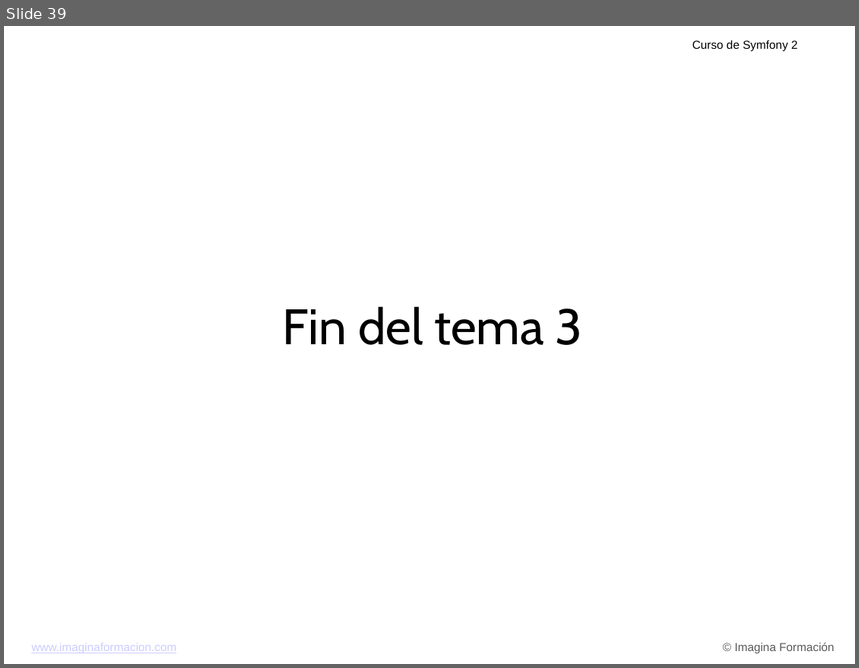
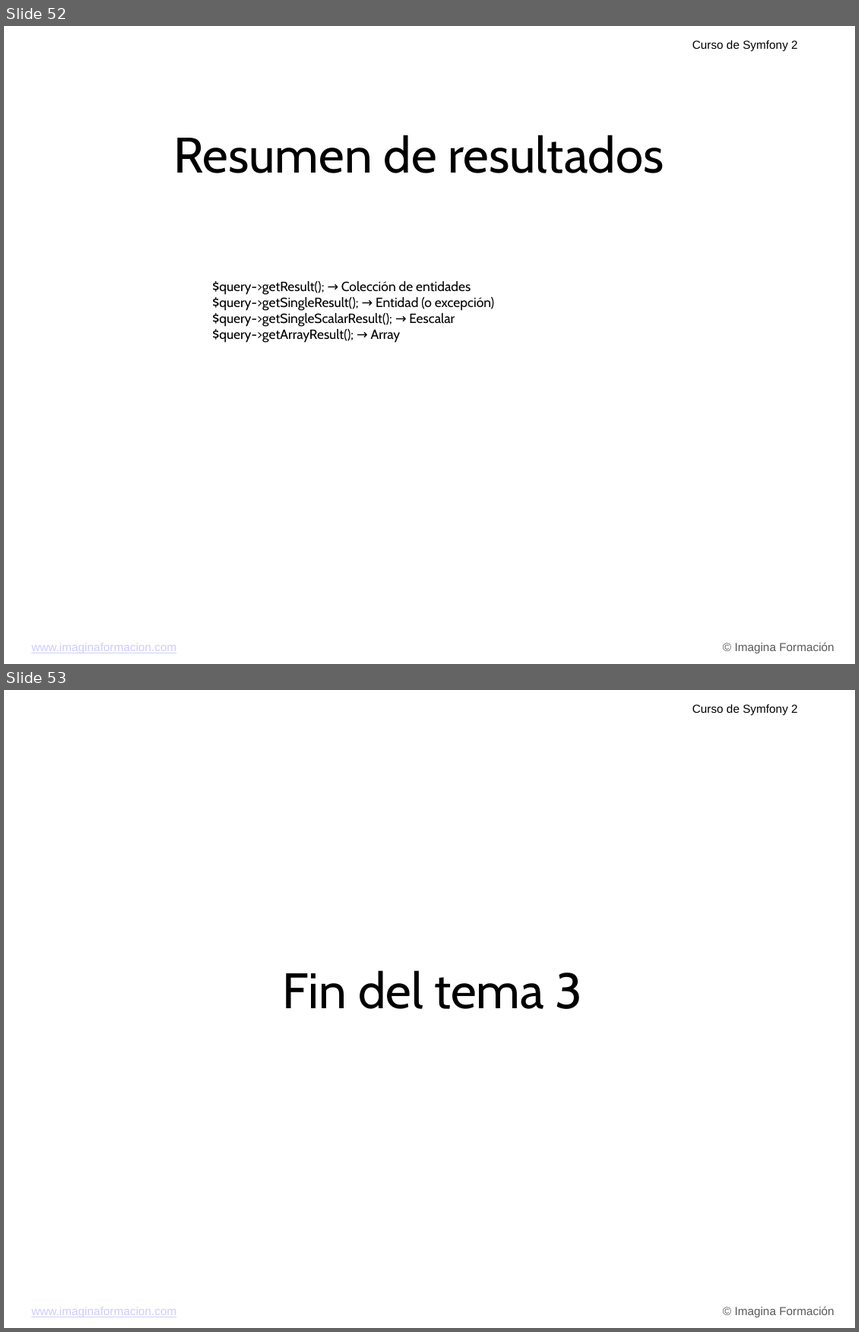
Before and after one commit to carlescliment/curso-symfony2, a slide deck: compiled/ppt/Tema 3.ppt. Shown one above the other, each under a label of ours: slide 39 before the commit, slides 52 and 53 after it. The pictures are 859x668 and 859x1332 pixels, drawn with LibreOffice and Linux fonts; fonts in the diff are those of the drawing; background and template pictures are left out. Boxes give left, top, right and bottom in pixels: in the first picture for what was removed or moved away, otherwise in the second. Text is boxed around its words. In the diff, an @@ line names an element or a change of style, - is before the commit and + after.

```diff
--- a/compiled/ppt/Tema 3.ppt
+++ b/compiled/ppt/Tema 3.ppt
@@ slide 52 added at (x1=4, y1=26, x2=855, y2=664), background picture (left out); not listed: 3 template elements that a slide beside it also shows @@
@@ text added at (x1=173, y1=135, x2=664, y2=173), 60 pt, text #000000 @@
+Resumen de resultados
@@ text added at (x1=212, y1=281, x2=494, y2=343), 16 pt, text #000000 @@
+$query->getResult(); → Colección de entidades
+$query->getSingleResult(); → Entidad (o excepción)
+$query->getSingleScalarResult(); → Eescalar
+$query->getArrayResult(); → Array
@@ what was slide 39 is now slide 53 @@
```
Also in this commit, not shown: 13 other slides added.
